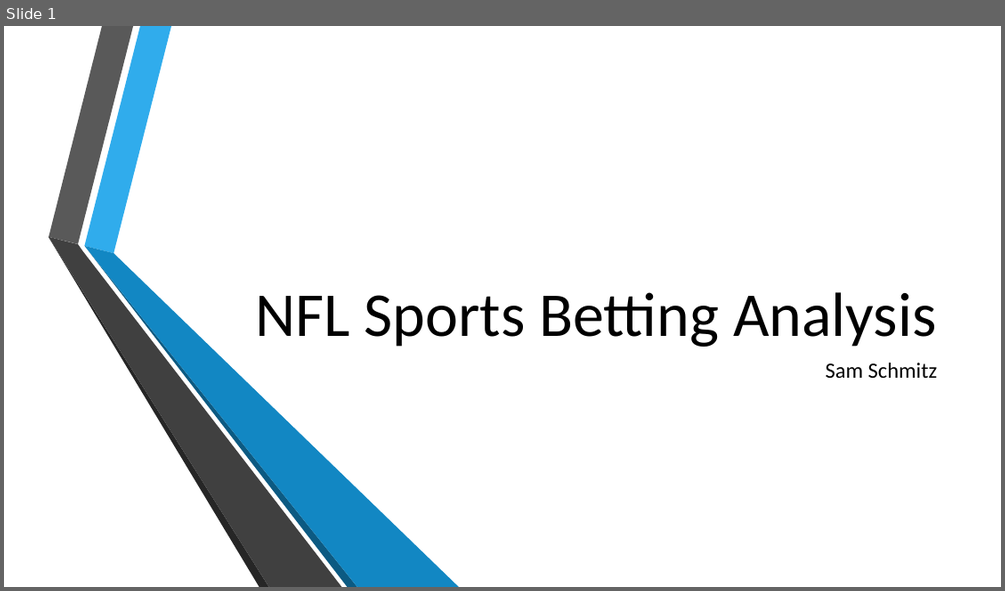
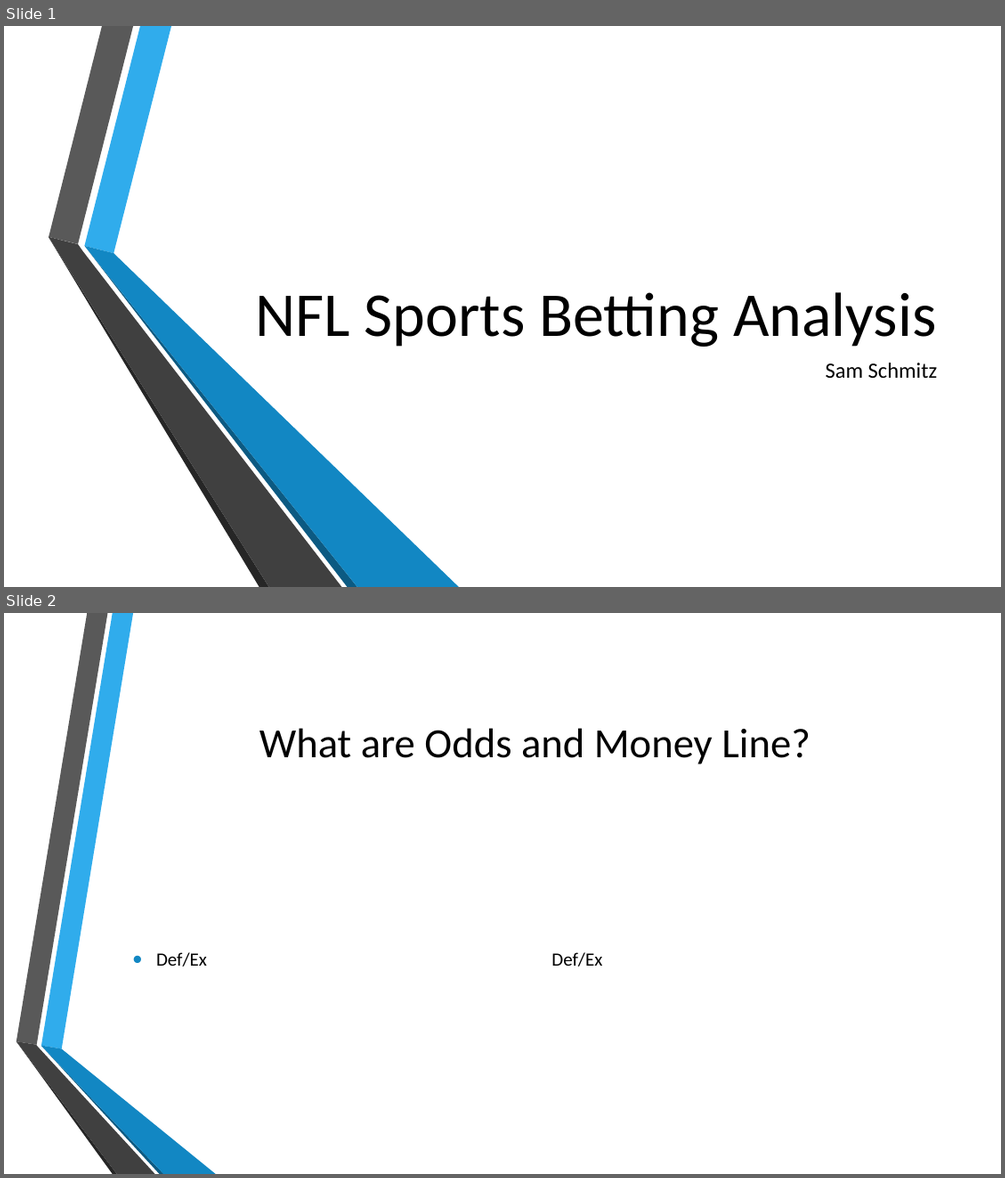
Before and after one commit to jeromeroehmdoane/Sam_Sp25, a slide deck: SUMPresentation.pptx. Shown one above the other, each under a label of ours: slide 1 before the commit, slides 1 and 2 after it. The pictures are 1005x591 and 1005x1178 pixels, drawn with LibreOffice and Linux fonts; fonts in the diff are those of the drawing; background and template pictures are left out. Boxes give left, top, right and bottom in pixels: in the first picture for what was removed or moved away, otherwise in the second. Text is boxed around its words. In the diff, an @@ line names an element or a change of style, - is before the commit and + after.

```diff
--- a/SUMPresentation.pptx
+++ b/SUMPresentation.pptx
@@ slide 2 added at <box>4,613,1001,1174</box>, background picture (left out) @@
@@ title added at <box>259,728,810,764</box>, 40 pt, text #000000 @@
+What are Odds and Money Line?
@@ text added at <box>156,952,207,966</box>, 18 pt, text #000000 @@
+• Def/Ex
@@ text added at <box>551,952,602,966</box>, 18 pt, text #000000 @@
+Def/Ex
@@ group added at <box>16,613,216,1174</box>: 6 freeform shapes @@
```
Also in this commit, not shown: 9 other slides added, 1 slide removed, 4 other files.
